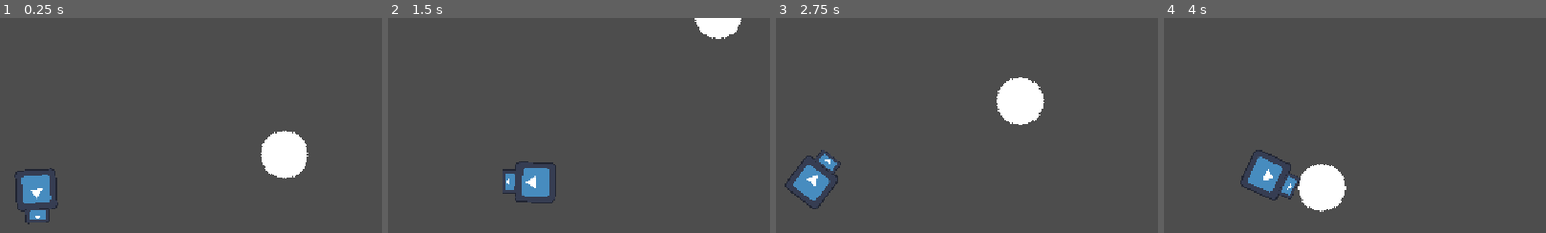
Above: before the commit, frames 1-4 (left to right).
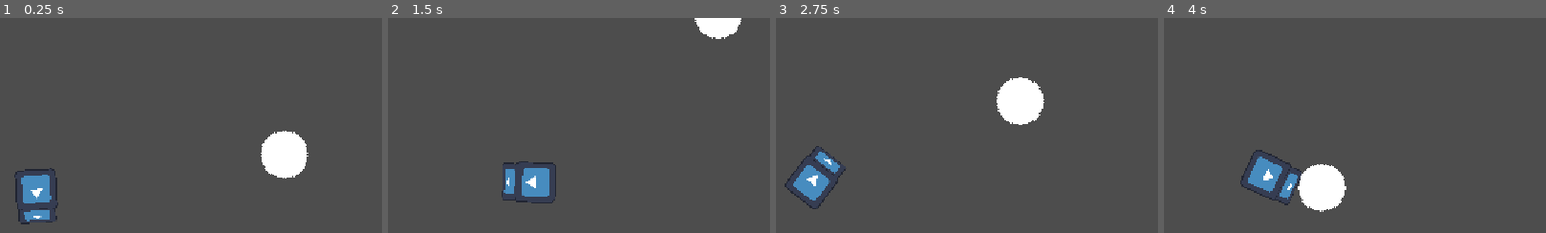
Above: after the commit, the same moments.

Repository: nilstop/BouldersGate
Game: Godot game, scene res://World/world.tscn
Two runs of this game, one before a commit and one after it. Both use one fixed random seed, a clock stepped at 60 frames per second and the inputs below. The engine's default icon, where the game draws it, is replaced by a stand-in: a white triangle on a blue panel in a dark square.
Inputs (mouse positions are % of the whole screen's width and height, from its top left):
- Up to frame 1 (0.25 s): no input
- Up to frame 2 (1.5 s): tap Enter at 0.5 s; move the mouse to (72, 45) at 0.52 s; hold D (right) 0.53-1.25 s; hold Space (pick) 0.53-1.25 s; click (72, 45) at 0.67 s; tap W (up) at 0.77 s; drag from (30, 55) to (68, 47) at 1.27 s
- Up to frame 3 (2.75 s): move the mouse to (60, 28) at 2.02 s; hold A (left) from 2.03 s (still down); tap Delete at 2.1 s
- Up to frame 4 (4 s): release A (left) at 2.75 s; drag from (45, 70) to (50, 48) at 2.77 s; move the mouse to (80, 65) at 3.52 s; hold D (right) from 3.53 s (still down); tap Enter at 3.6 s; tap W (up) at 3.77 s
The pictures show only the part of the screen within x 45-95%, y 10-60%; the shares and areas given below are measured in that part.

The runs differ from the first frame. In frame 1, 0.2% of the frame differs, in the area x 4-15%, y 88-96%; in frame 2, 0.2%; in frame 3, 0.2%; in frame 4, 0.2%.

Commit message:
bigger picking up hitbox

Diff:
--- a/boulder's-gate/Player/player.gd
+++ b/boulder's-gate/Player/player.gd
@@ -64,6 +64,7 @@
 
 #enemy hits you
 func _on_enemey_area_body_entered(body: Node2D) -> void:
+
 		if !Global.p_invisible and state != States.AIMING:
 			collision_shape.disabled = true
 			sprite.visible = !sprite.visible
--- a/boulder's-gate/Player/player.tscn
+++ b/boulder's-gate/Player/player.tscn
@@ -7,7 +7,7 @@
 radius = 25.0
 
 [sub_resource type="RectangleShape2D" id="RectangleShape2D_btcbx"]
-size = Vector2(17, 36)
+size = Vector2(17, 56)
 
 [sub_resource type="CircleShape2D" id="CircleShape2D_btcbx"]
 radius = 26.0
@@ -27,7 +27,7 @@
 [node name="Sprite2D2" type="Sprite2D" parent="."]
 position = Vector2(39.01587, 0.29482883)
 rotation = 1.5707964
-scale = Vector2(0.28782153, 0.1711179)
+scale = Vector2(0.4398434, 0.1711179)
 texture = ExtResource("1_l8h54")
 
 [node name="CollisionShape2D" type="CollisionShape2D" parent="."]
Not shown, changed: boulder's-gate/kanban_tasks_data.kanban
